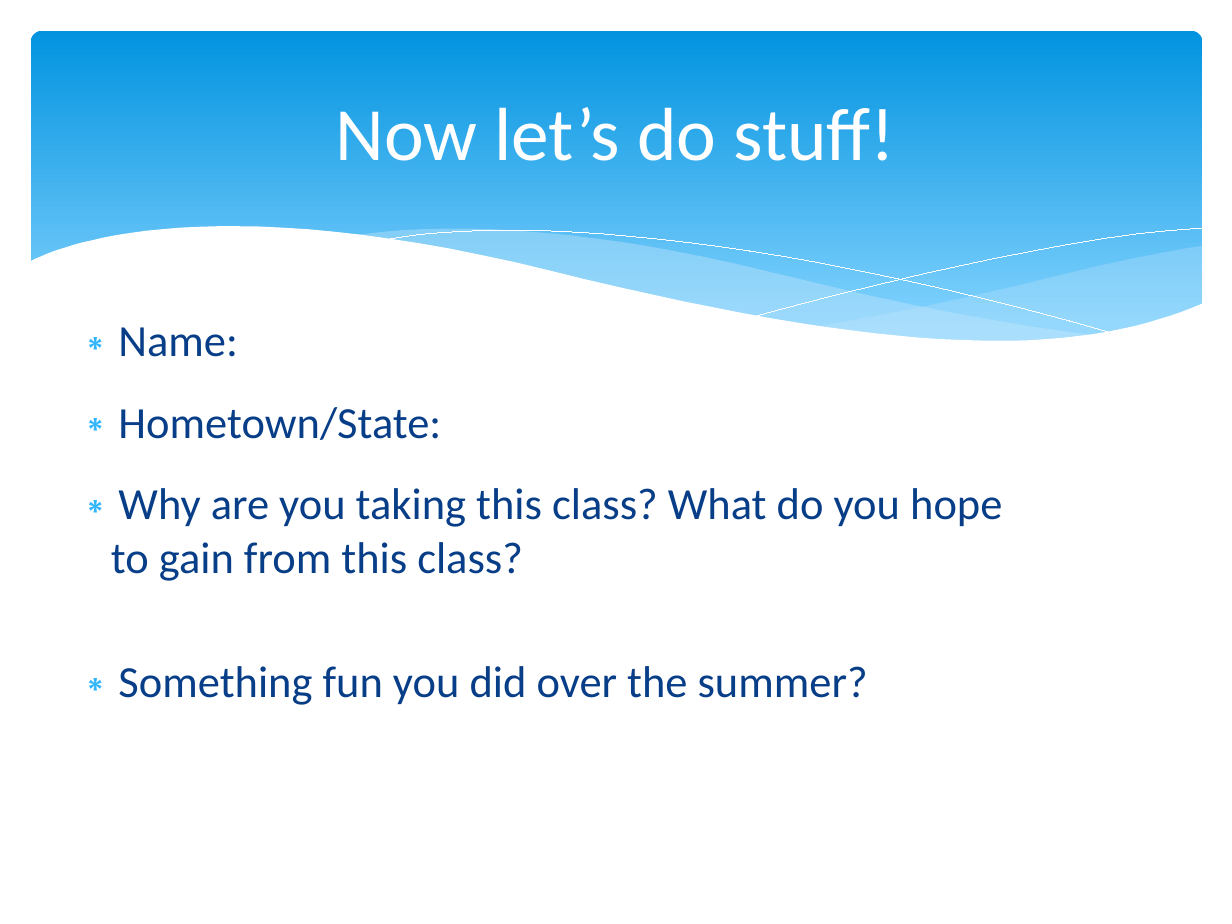
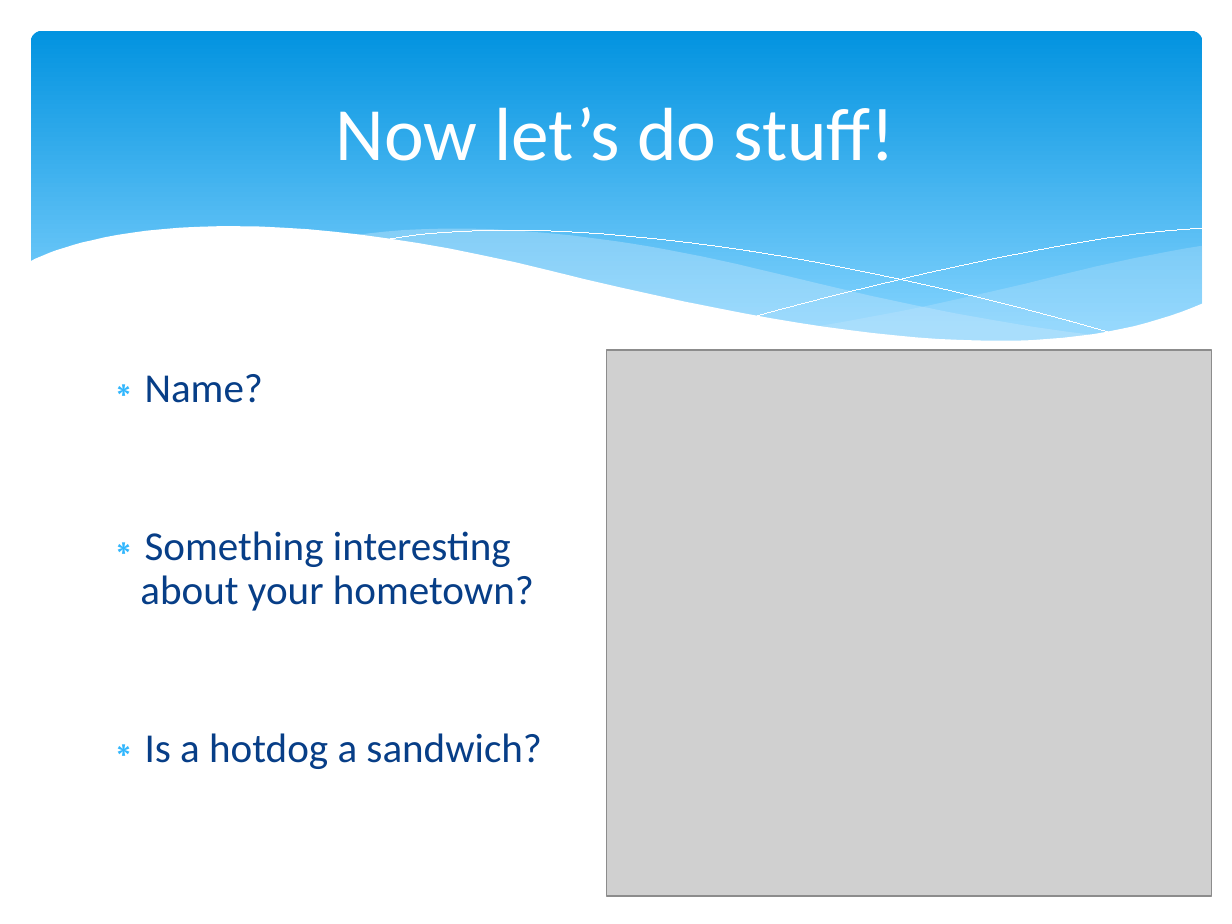
Before and after one commit to npm27/Teaching-Materials, a slide deck: slide 17 of Writing Fall 23/Slides/0 Writing First Day Info.pptx. Drawn at 1232x924 pixels with LibreOffice and Linux fonts; fonts in the diff are those of the drawing; grey boxes stand for pictures. Boxes give left, top, right and bottom in pixels: in the first picture for what was removed or moved away, otherwise in the second. Text is boxed around its words. In the diff, an @@ line names an element or a change of style, - is before the commit and + after.

```diff
--- a/Writing Fall 23/Slides/0 Writing First Day Info.pptx
+++ b/Writing Fall 23/Slides/0 Writing First Day Info.pptx
@@ picture added at bbox=[606, 350, 1211, 896] @@
@@ text at bbox=[140, 374, 542, 769]: text changed; size 26 to 24 pt @@
-∗ Name:
-∗ Hometown/State:
-∗ Why are you taking this class? What do you hope to gain from this class?
-∗ Something fun you did over the summer?
+∗ Name?
+∗ Something interesting about your hometown?
+∗ Is a hotdog a sandwich?
```
Also in this commit, not shown: 1 other slide changed.
